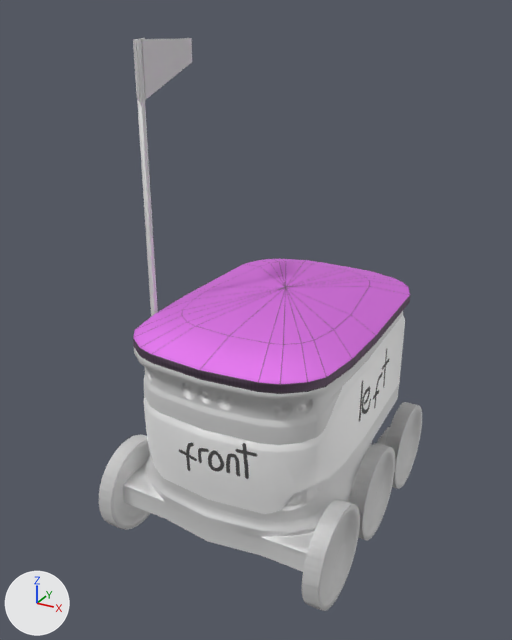
One commit to the Blender file models/e-model/e-model.blend: the scene before it, then after it.
Camera for both pictures: a camera (50 mm lens) standing at (8.5, -17.23, 14.47) and looking at (-0.42, -1.0, 6.36). Lighting does not change. The marker at lower left points along +X, +Y and +Z. The first picture is the older version.

Before the edit, the objects in view are built like this:
```python
me_body = bpy.data.meshes.new('body')
me_body.from_pydata(...)  # 269 vertices, 225 faces; spans x -300.0..300.0, y 116.0..626.0, z -392.0..460.0
me_body.materials.append(mat_body)  # its picture is missing
me_body_left = bpy.data.meshes.new('body left')
me_body_left.from_pydata(...)  # 36 vertices, 20 faces; spans x 259.0..295.0, y 329.0..584.0, z -290.0..338.0
me_body_left.materials.append(mat_left)
me_cube_003 = bpy.data.meshes.new('Cube.003')
me_cube_003.from_pydata(...)  # 56 vertices, 52 faces; spans x -304.0..301.0, y -39.0..42.0, z -184.0..184.0
me_cube_003.materials.append(mat_body)  # its picture is missing
ob_body_left = bpy.data.objects.new('body left', me_body_left)
ob_body_left.parent = ob_robot
ob_body_left.matrix_parent_inverse = Matrix(((100.0, 0.0, 0.0, 0.0), (0.0, 0.0, 100.0, 0.0), (0.0, -100.0, 0.0, 0.0), (0.0, 0.0, 0.0, 1.0)))
ob_body_left.location = (0.0, 0.0, 0.0)
ob_body_left.rotation_euler = (1.571, 0.0, 0.0)  # degrees (90, 0, 0)
ob_body_left.scale = (0.01, 0.01, 0.01)
ob_robot = bpy.data.objects.new('robot', me_body)
ob_robot.location = (0.0, 0.0, 0.0)
ob_robot.rotation_euler = (1.571, 0.0, 0.0)  # degrees (90, 0, 0)
ob_robot.scale = (0.01, 0.01, 0.01)
ob_rocker_bogie = bpy.data.objects.new('rocker-bogie', me_cube_003)
ob_rocker_bogie.parent = ob_robot
ob_rocker_bogie.matrix_parent_inverse = Matrix(((100.0, 0.0, 0.0, 0.0), (0.0, 0.0, 100.0, 0.0), (0.0, -100.0, 0.0, 0.0), (0.0, 0.0, 0.0, 1.0)))
ob_rocker_bogie.location = (0.0000751, 0.891, 1.416)
ob_rocker_bogie.rotation_euler = (1.557, 0.0, 0.0)  # degrees (89, 0, 0)
ob_rocker_bogie.scale = (0.01, 0.01, 0.01)
# also in view: 'robot flag new' at (-3.15, -1.58, 9.39); 'wheel front left' at (-3.22, -3.48, 1.4); 'wheel back right' at (3.22, 2.32, 1.38); 'wheel middle right' at (3.22, -0.5, 1.42); 'body front' at (0.0, -3.93, 3.65)
```
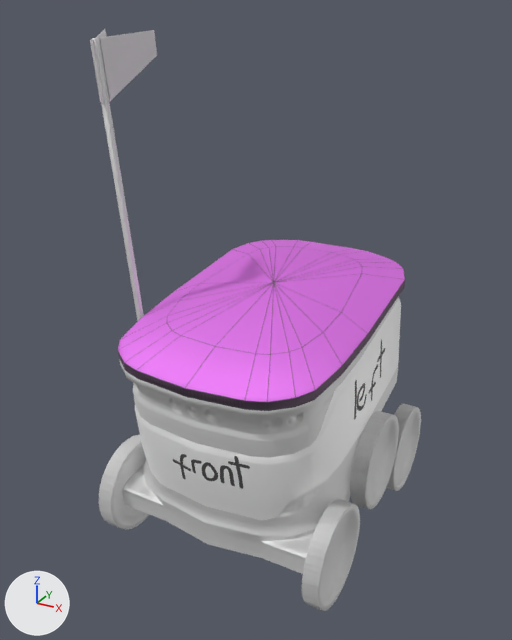
Pixel boxes [x1, y1, x2, y2] of what changed, in the pictures (512 x 640 px):
'lid', moved, turned
    before: [133, 259, 410, 393]
    after: [118, 240, 405, 410]
'robot', moved, turned
    before: [123, 311, 403, 572]
    after: [119, 296, 399, 574]
'body front', moved, turned
    before: [144, 396, 319, 514]
    after: [135, 406, 312, 520]
'robot flag new', moved, turned
    before: [133, 37, 192, 316]
    after: [90, 29, 157, 321]
'body left', moved, turned
    before: [314, 315, 405, 485]
    after: [310, 299, 401, 490]
'wheel front right', moved, turned
    both: [302, 499, 360, 611]
'wheel middle right', moved, turned
    before: [349, 443, 395, 540]
    after: [350, 411, 399, 509]
'wheel front left', moved, turned
    before: [99, 435, 150, 530]
    after: [99, 435, 149, 530]
'wheel back right', moved, turned
    before: [385, 402, 422, 489]
    after: [386, 404, 421, 491]
'body inside', moved, turned (mostly hidden)
    before: [134, 347, 326, 394]
    after: [119, 358, 315, 411]
'rocker-bogie', moved, turned (not visible afterwards)
    before: [376, 427, 390, 445]

What changed in the scene script:
```text
Change ob_robot:
    ob_robot.location: (0.0, 0.0, 0.0) -> (0.0, 0.15, 0.45)
    ob_robot.rotation_euler: (1.571, 0.0, 0.0) -> (1.697, 0.0, 0.0)  # degrees (90, 0, 0) -> degrees (97, 0, 0)
Change ob_rocker_bogie:
    ob_rocker_bogie.rotation_euler: (1.557, 0.0, 0.0) -> (1.047, 0.0, 0.0)  # degrees (89, 0, 0) -> degrees (60, 0, 0)
```
